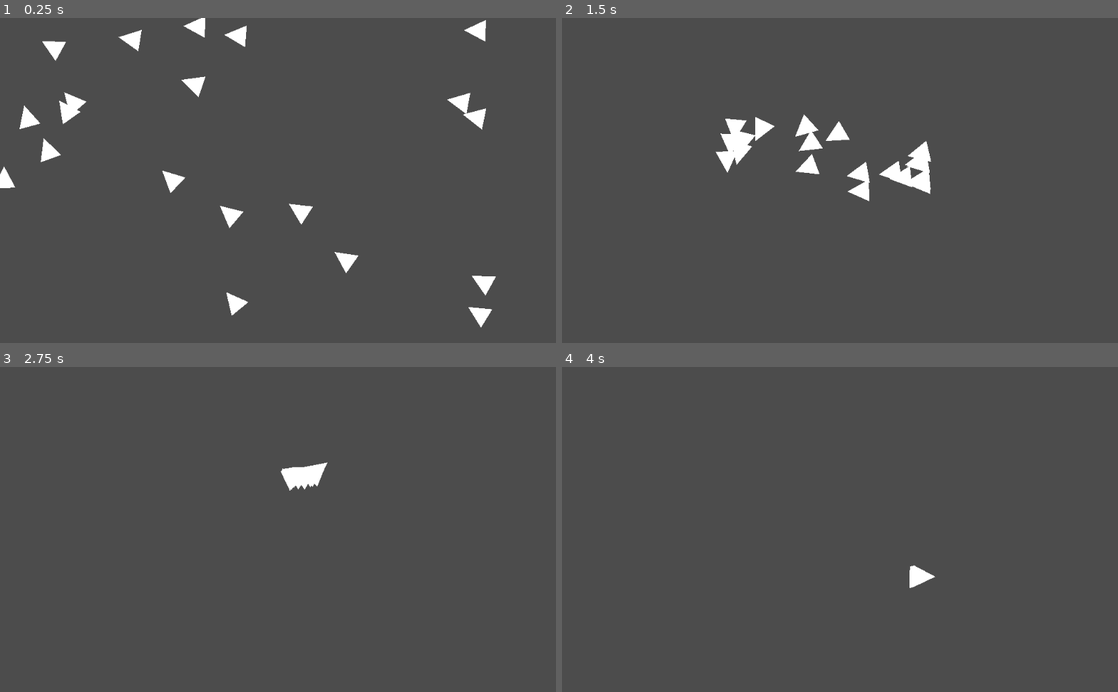
Above: before the commit, frames 1-4 (two rows, left to right).
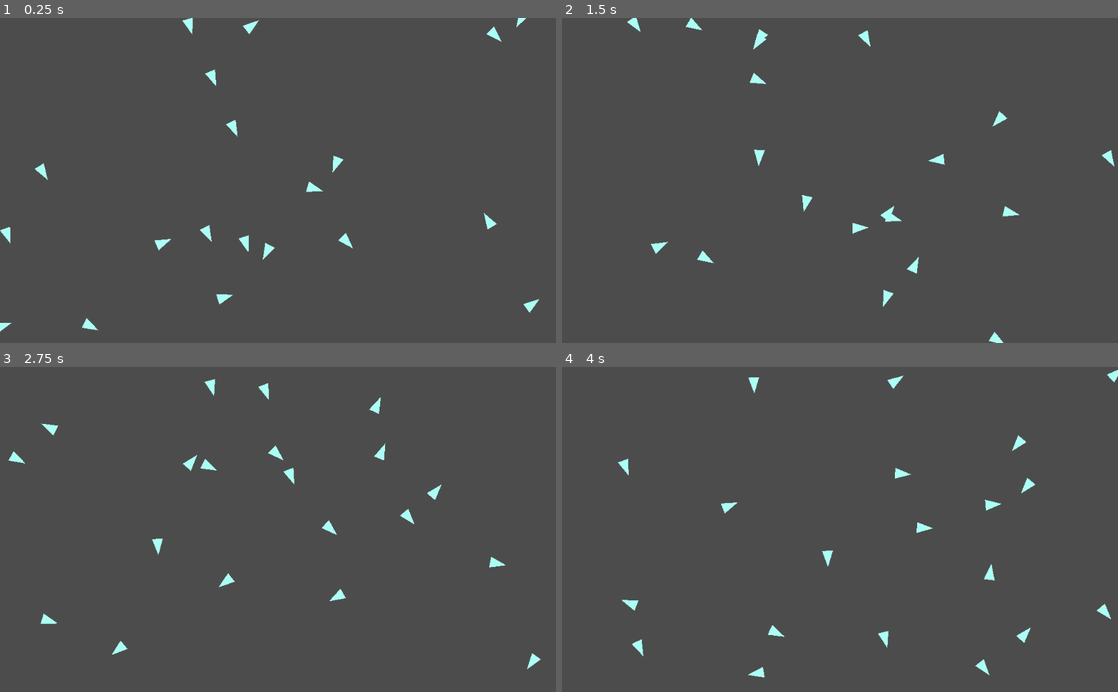
Above: after the commit, the same moments.

Repository: yosuanicolaus/Autonomous-Agents
Game: Godot game, scene res://practice/practice.tscn
The game is run twice, just before and just after one commit, with the same random seed, the same clock (stepped at 60 frames per second) and the same inputs. Before the commit the project has no main scene; this scene is started directly in both runs.
Inputs (mouse positions are in pixels of both pictures, inside the frame that each line leads up to):
- Up to frame 1 (0.25 s): no input
- Up to frame 2 (1.5 s): move the mouse to (962, 164) at 0.52 s; move the mouse to (728, 196) at 1.27 s
- Up to frame 3 (2.75 s): move the mouse to (333, 458) at 2.02 s
- Up to frame 4 (4 s): move the mouse to (812, 594) at 2.77 s; move the mouse to (1006, 578) at 3.52 s

The runs differ from the first frame. In frame 1, 3.7% of the frame differs, in the area x 0-97%, y 0-97%; in frame 2, 3.2%; in frame 3, 1.5%; in frame 4, 1.3%.

Commit message:
implement wander state, lots of tweaking!

Diff:
--- a/practice/instancer.gd
+++ b/practice/instancer.gd
@@ -7,9 +7,11 @@
 
 
 func _ready():
+	randomize()
 	for i in count:
 		var obj = object.instance()
 		var x = screen.x * randf()
 		var y = screen.y * randf()
 		obj.position = Vector2(x, y)
+		obj.rotation_degrees = randf() * 360
 		add_child(obj)
--- a/practice/vehicle.gd
+++ b/practice/vehicle.gd
@@ -1,13 +1,17 @@
 extends Node2D
 
-export var max_speed := 400.0
-export var max_force := 15.0
-export var slow_radius := 150
+export var max_speed := 250.0
+export var max_force := 5.0
+export var slow_radius := 150.0
+export var rotate_strength := 50.0
 
 var acceleration := Vector2.ZERO
 var velocity := Vector2.ZERO
 var desired = Vector2.ZERO
 var steer = Vector2.ZERO
+
+onready var wander_rotator = $WanderRotator
+onready var wander_target = $WanderRotator/WanderTarget
 
 
 func seek(target: Vector2):
@@ -45,10 +49,15 @@
 	acceleration += steer
 
 
+func wander():
+	wander_rotator.rotation_degrees += rand_range(-rotate_strength, rotate_strength)
+	var target = wander_target.global_position
+
+	seek(target)
+
+
 func _process(delta):
-	var target = get_global_mouse_position()
-	# seek(target)
-	arrive(target)
+	wander()
 	velocity += acceleration
 	velocity = velocity.clamped(max_speed)
 	look_at(position + velocity)
--- a/practice/vehicle.tscn
+++ b/practice/vehicle.tscn
@@ -1,17 +1,30 @@
-[gd_scene load_steps=4 format=2]
+[gd_scene load_steps=5 format=2]
 
 [ext_resource path="res://practice/vehicle.gd" type="Script" id=1]
 [ext_resource path="res://practice/screen_wrap.gd" type="Script" id=2]
 
 [sub_resource type="PrismMesh" id=1]
-size = Vector3( 40, 40, 2 )
+size = Vector3( 20, 30, 2 )
+
+[sub_resource type="SphereMesh" id=2]
+radius = 3.0
+height = 6.0
 
 [node name="Vehicle" type="Node2D"]
 script = ExtResource( 1 )
 
-[node name="MeshInstance2D" type="MeshInstance2D" parent="."]
+[node name="Triangle" type="MeshInstance2D" parent="."]
+modulate = Color( 0.67451, 1, 0.960784, 1 )
 rotation = -1.5708
 mesh = SubResource( 1 )
 
 [node name="ScreenWrap" type="Node" parent="."]
 script = ExtResource( 2 )
+
+[node name="WanderRotator" type="Node2D" parent="."]
+position = Vector2( 150, 0 )
+
+[node name="WanderTarget" type="MeshInstance2D" parent="WanderRotator"]
+visible = false
+position = Vector2( 50, 0 )
+mesh = SubResource( 2 )
--- a/project.godot
+++ b/project.godot
@@ -11,6 +11,7 @@
 [application]
 
 config/name="Autonomous Agents"
+run/main_scene="res://practice/practice.tscn"
 config/icon="res://icon.png"
 
 [physics]
